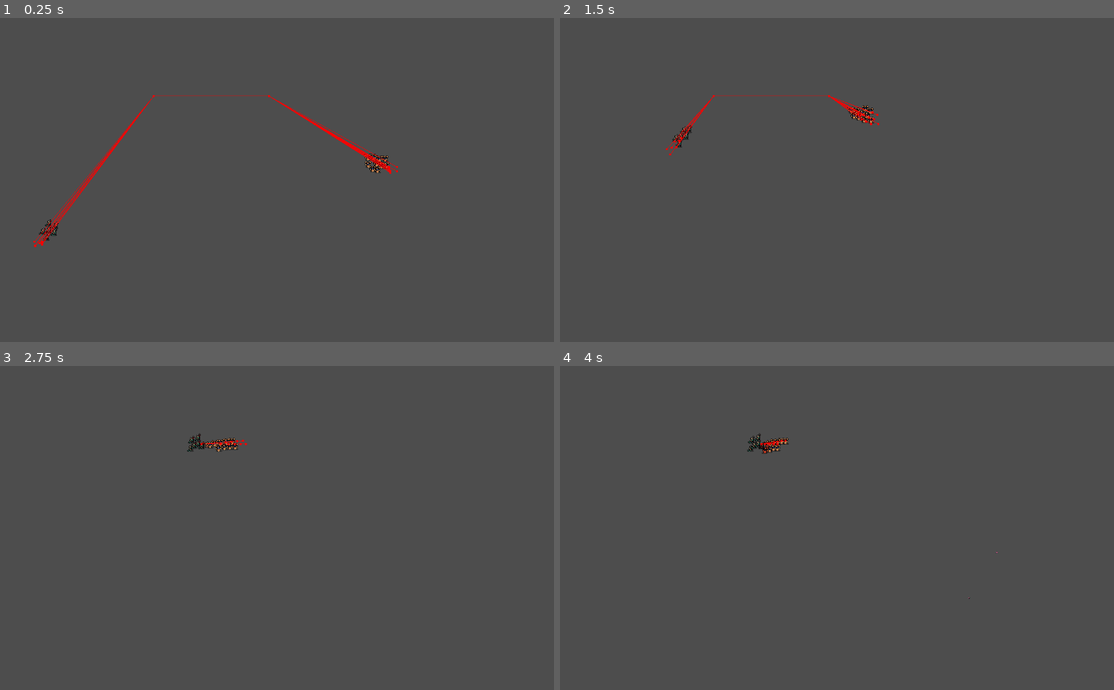
Above: before the commit, frames 1-4 (two rows, left to right).
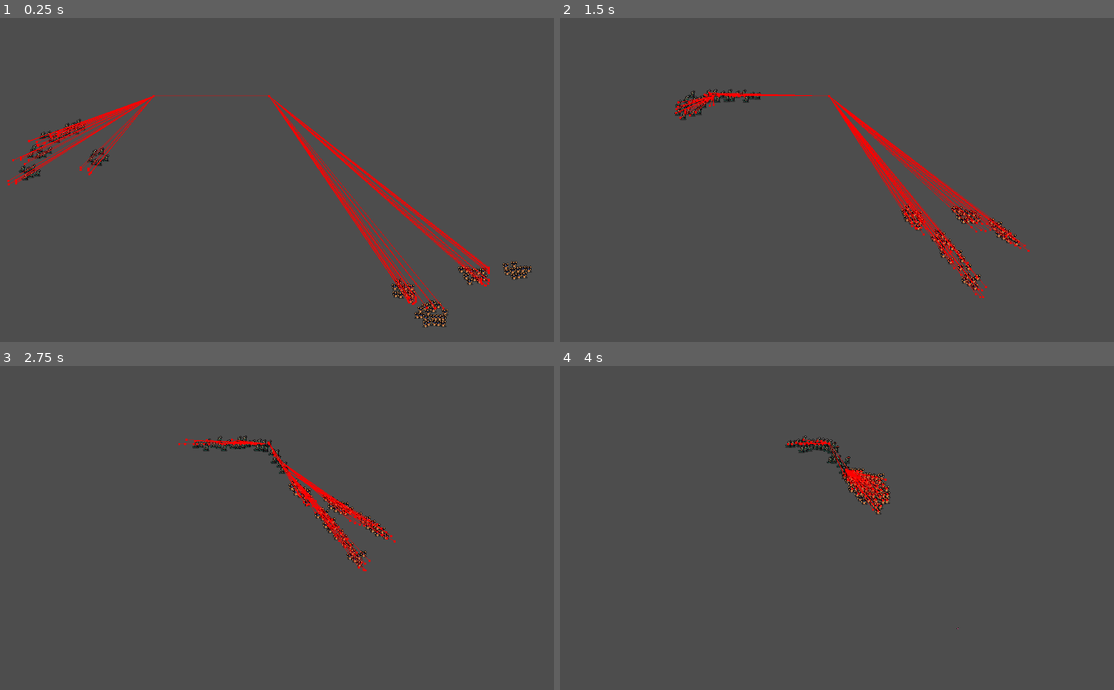
Above: after the commit, the same moments.

Repository: Snayff/nqp3
Game: Godot game, scene res://scenes/stages/combat/stage_combat.tscn
Two runs of this game, one before a commit and one after it. Both use one fixed random seed, a clock stepped at 60 frames per second and the inputs below.
Inputs (mouse positions are in pixels of both pictures, inside the frame that each line leads up to):
- Up to frame 1 (0.25 s): no input
- Up to frame 2 (1.5 s): move the mouse to (942, 150) at 0.52 s; click (942, 150) at 0.67 s; move the mouse to (681, 186) at 1.27 s; click (681, 186) at 1.42 s
- Up to frame 3 (2.75 s): move the mouse to (304, 440) at 2.02 s; click (304, 440) at 2.17 s
- Up to frame 4 (4 s): move the mouse to (776, 586) at 2.77 s; click (776, 586) at 2.92 s; move the mouse to (992, 566) at 3.52 s; click (992, 566) at 3.67 s

The runs differ from the first frame. In frame 1, 4.9% of the frame differs, in the area x 1-96%, y 24-96%; in frame 2, 3.6%; in frame 3, 1.8%; in frame 4, 1.4%.

Commit message:
added unit creation to stage_combat

Diff:
--- a/scenes/entities/unit/unit.gd
+++ b/scenes/entities/unit/unit.gd
@@ -8,20 +8,22 @@
 @export var unit_name: String
 
 # functional
-@onready var target_timer := $TargetRefresh
+@onready var target_timer : Timer = $TargetRefresh
 var base_target_timer_duration := 0.3
 
 var _actors : Array[Actor] = []
 
-# Called when the node enters the scene tree for the first time.
+
 func _ready():
 	# init timer
 	target_timer.wait_time = base_target_timer_duration
 
-	# create units entities
+## spawn actors onto the combat map
+func spawn_actors():
 	var unit_data = RefData.unit_data[unit_name]
 	for i in unit_data["num_units"]:
 		_actors.append(Factory.create_actor(self, unit_name, team))
+
 
 ## refresh targets and restart timer
 func _on_timer_target_refresh_timeout() -> void:
--- /dev/null
+++ b/scenes/stages/combat/stage_combat.gd
@@ -0,0 +1,70 @@
+class_name StageCombat extends BaseStage
+## Stage where the combat takes place. Handles creation of the map, units etc.
+
+@onready var _ally_spawner_col_shape : CollisionShape2D = $AllySpawner/CollisionShape2D
+@onready var _enemy_spawner_col_shape : CollisionShape2D = $EnemySpawner/CollisionShape2D
+
+var _units : Dictionary = {"ally":[], "enemy": []}  ## Dict[String, Array[Unit]]
+
+func _ready() -> void:
+	_get_units_from_troupe()
+	_place_units()
+	_spawn_actors()
+
+
+## load units from the troupes involved in the combat
+func _get_units_from_troupe() -> void:
+	# FIXME: when troupes exist update to use troupe. placeholder code for now.
+
+	for key in _units.keys():
+		var num_unit_per_team = 5
+		var unit_name: String
+		if key == "ally":
+			unit_name = "conjurer"
+		else:
+			unit_name = "copper_golem"
+
+		for i in range(num_unit_per_team):
+			var unit = Factory.create_unit(self, unit_name, key)
+			_units[key].append(unit)
+
+
+## place units on the map in their spawners
+func _place_units() -> void:
+	for unit in _get_all_units():
+		assert(unit is Unit)
+
+		var spawner : CollisionShape2D
+		if unit.team == "ally":
+			spawner = _ally_spawner_col_shape
+		else:
+			spawner = _enemy_spawner_col_shape
+
+		var spawner_width : float = spawner.shape.get_rect().size.x
+		var width_margin : float = spawner_width * 0.1
+		var spawner_height : float = spawner.shape.get_rect().size.y
+		var height_margin : float = spawner_height * 0.1
+
+		# get an offset amount that is within an inner margin of the edges
+		var x_offset = randi_range(width_margin, spawner_width - width_margin)
+		var y_offset = randi_range(height_margin, spawner_height - height_margin)
+		unit.position.x = spawner.position.x + x_offset
+		unit.position.y = spawner.position.y + y_offset
+
+
+## spawn all actors for all units
+func _spawn_actors() -> void:
+	for unit in _get_all_units():
+		unit.spawn_actors()
+
+## returns all units as a single array
+##
+## Array[Unit]
+func _get_all_units() -> Array:  # N.B. adding type hint to the array errors
+	var all_units = []
+
+	for team in _units:
+		for unit in _units[team]:
+			all_units.append(unit)
+
+	return all_units
--- a/scenes/stages/combat/stage_combat.tscn
+++ b/scenes/stages/combat/stage_combat.tscn
@@ -1,23 +1,35 @@
-[gd_scene load_steps=3 format=3 uid="uid://01qjv0fopxx0"]
+[gd_scene load_steps=5 format=3 uid="uid://01qjv0fopxx0"]
 
-[ext_resource type="PackedScene" uid="uid://c07u6gw5ur4l" path="res://scenes/entities/unit/unit.tscn" id="1_x055b"]
+[ext_resource type="Script" path="res://scenes/stages/combat/stage_combat.gd" id="1_b58k1"]
 
 [sub_resource type="NavigationPolygon" id="NavigationPolygon_qkf04"]
 vertices = PackedVector2Array(1, 21, -2, -3, 1151, -1, 690, 210, 451, 210, 1144, 650, 680, 648, 0, 646, 451, 647)
 polygons = Array[PackedInt32Array]([PackedInt32Array(0, 1, 2, 3, 4), PackedInt32Array(5, 6, 3, 2), PackedInt32Array(7, 0, 4, 8)])
 outlines = Array[PackedVector2Array]([PackedVector2Array(1, 21, 0, 646, 451, 647, 451, 210, 690, 210, 680, 648, 1144, 650, 1151, -1, -2, -3)])
 
+[sub_resource type="RectangleShape2D" id="RectangleShape2D_vjhue"]
+size = Vector2(267, 272)
+
+[sub_resource type="RectangleShape2D" id="RectangleShape2D_30vk6"]
+size = Vector2(394, 292)
+
 [node name="StageCombat" type="Node2D"]
+script = ExtResource("1_b58k1")
 
 [node name="NavigationRegion2D" type="NavigationRegion2D" parent="."]
 navigation_polygon = SubResource("NavigationPolygon_qkf04")
 
-[node name="UnitCollective" parent="." instance=ExtResource("1_x055b")]
-position = Vector2(946, 362)
-team = "enemy"
-unit_name = "copper_golem"
+[node name="AllySpawner" type="Area2D" parent="."]
+position = Vector2(95, 233)
 
-[node name="UnitCollective2" parent="." instance=ExtResource("1_x055b")]
-position = Vector2(211, 515)
-team = "ally"
-unit_name = "conjurer"
+[node name="CollisionShape2D" type="CollisionShape2D" parent="AllySpawner"]
+position = Vector2(111, 225)
+shape = SubResource("RectangleShape2D_vjhue")
+debug_color = Color(0.192157, 0.627451, 0.411765, 0.419608)
+
+[node name="EnemySpawner" type="Area2D" parent="."]
+
+[node name="CollisionShape2D" type="CollisionShape2D" parent="EnemySpawner"]
+position = Vector2(921, 474)
+shape = SubResource("RectangleShape2D_30vk6")
+debug_color = Color(0.835294, 0.372549, 0.313726, 0.419608)
--- a/scripts/globals/factory.gd
+++ b/scripts/globals/factory.gd
@@ -3,10 +3,24 @@
 
 const _Actor : PackedScene = preload("res://scenes/entities/actor/actor.tscn")
 const _Projectile: PackedScene = preload("res://scenes/entities/non_colliding_projectile/non_colliding_projectile.tscn")
+const _Unit : PackedScene = preload("res://scenes/entities/unit/unit.tscn")
+
+
+########### UNIT ###############
+
+## create unit, pulling base data from RefData
+func create_unit(creator, unit_name: String, team_name: String) -> Unit:
+	var unit = _Unit.instantiate()
+	creator.add_child(unit)
+
+	unit.unit_name = unit_name
+	unit.team = team_name
+
+	return unit
 
 ############ ACTOR ##############
 
-## create actor pulling base data from RefData
+## create actor, pulling base data from RefData
 func create_actor(creator: Unit, name_: String, team: String) -> Actor:
 
 	var instance = _Actor.instantiate()
